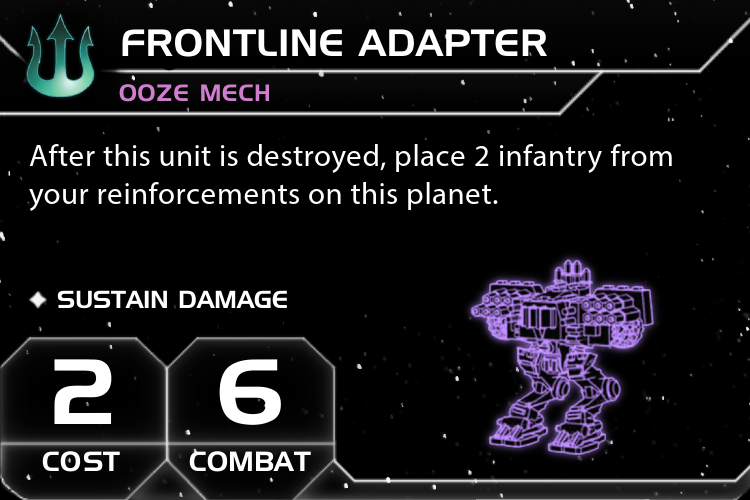
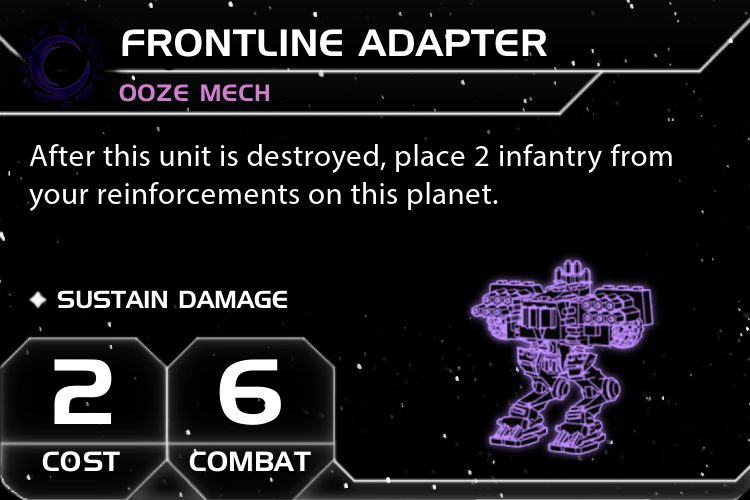
Two versions of the same layered image (750x500). Layer-by-layer changes:
added layer "icon.png copy #1" in group "Faction Symbol" over [20, 20, 105, 109]
hid "Vaylerian Symbol copy" over [23, 12, 98, 102]
